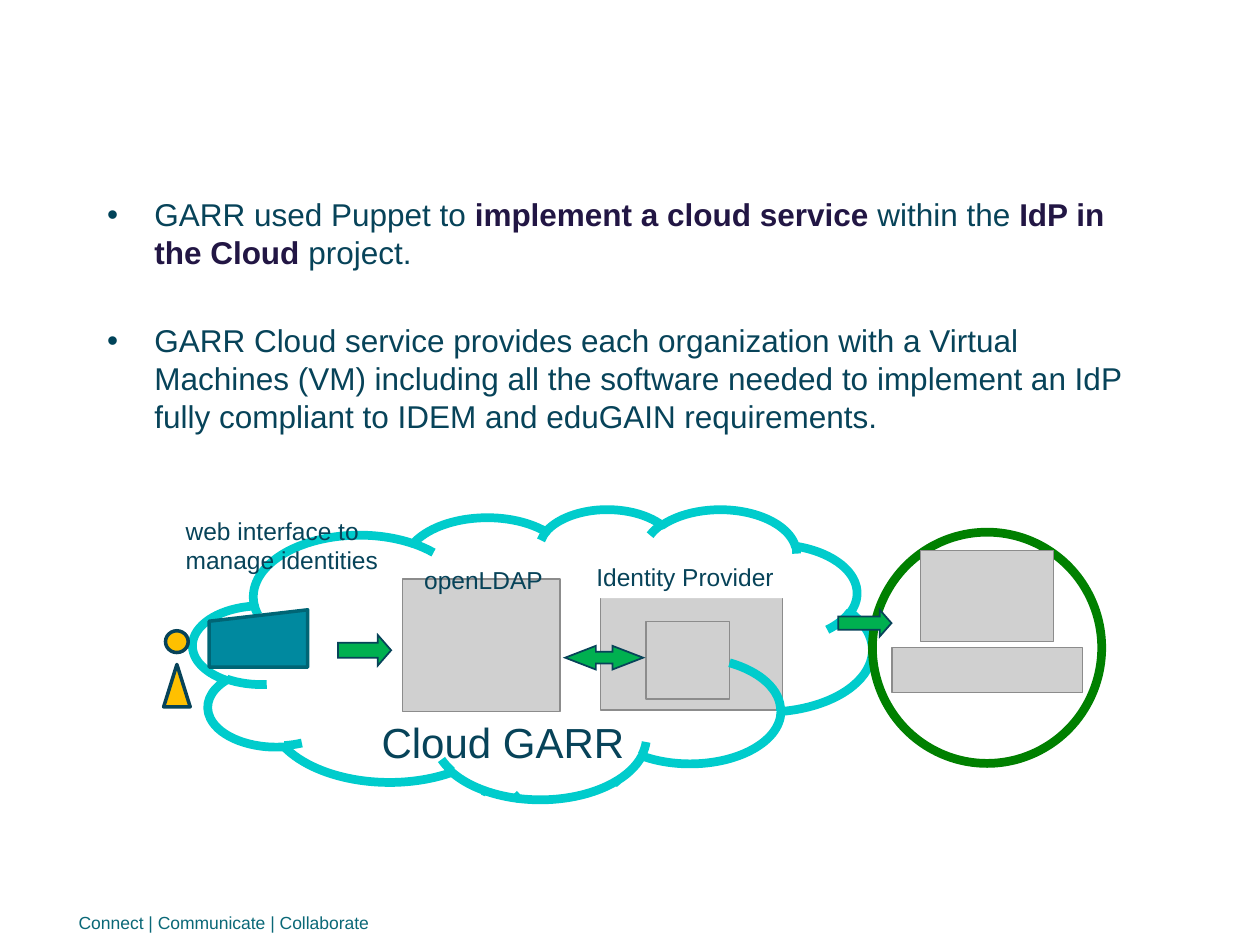
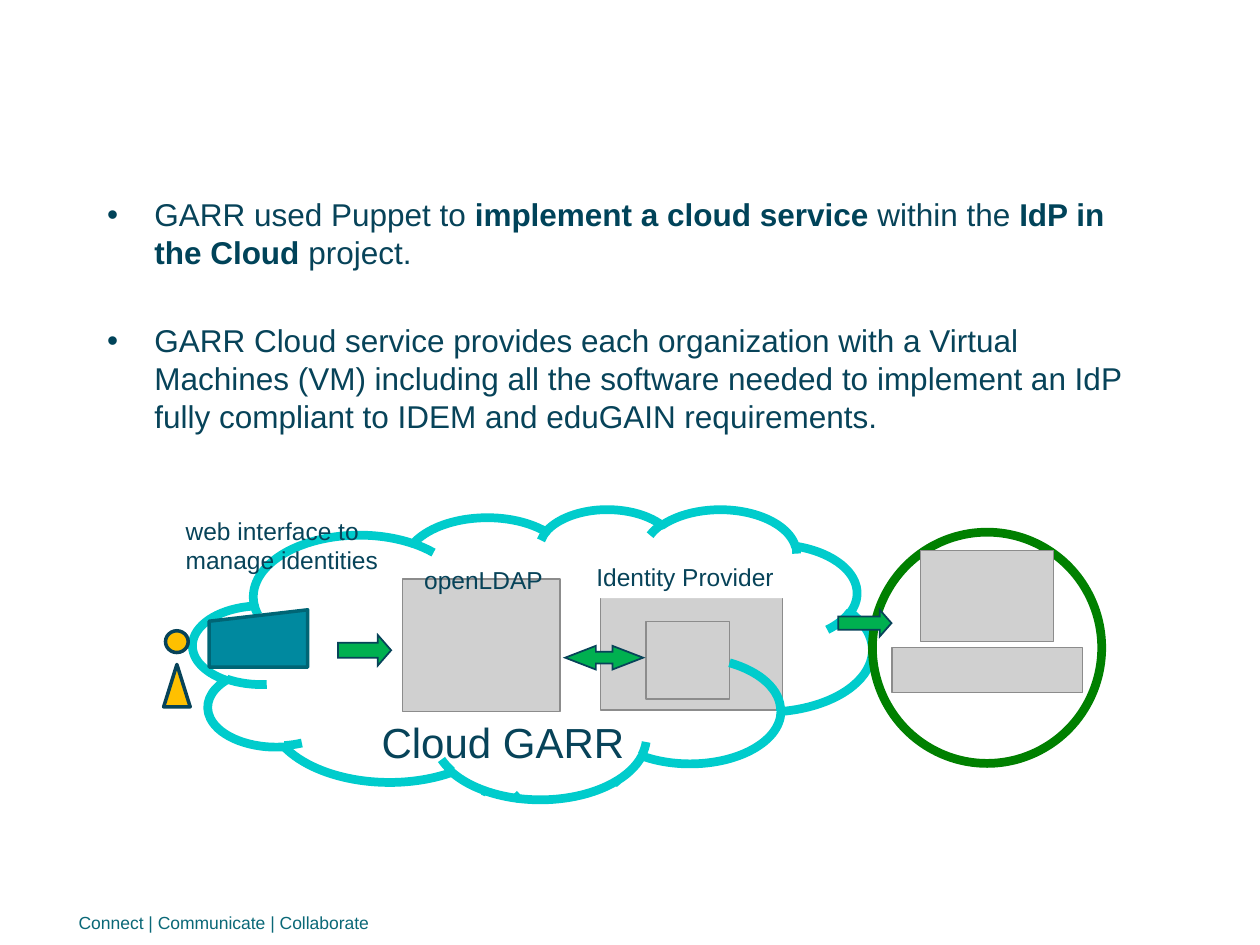
Before and after one commit to biancini/PuppetShowcaseDemo, a slide deck: slide 5 of presentation/Showcase on Puppet - Presentation.pptx. Drawn at 1260x945 pixels with LibreOffice and Linux fonts; fonts in the diff are those of the drawing; grey boxes stand for pictures; background and template pictures are left out. Boxes give left, top, right and bottom in pixels: in the first picture for what was removed or moved away, otherwise in the second. Text is boxed around its words. In the diff, an @@ line names an element or a change of style, - is before the commit and + after.

```diff
--- a/presentation/Showcase on Puppet - Presentation.pptx
+++ b/presentation/Showcase on Puppet - Presentation.pptx
@@ text at <box>154,203,1104,270</box>: text colour #221644 to #004359 in "implement a cloud service IdP in the ..." @@
```
Also in this commit, not shown: 5 other slides changed, 6 other files.
